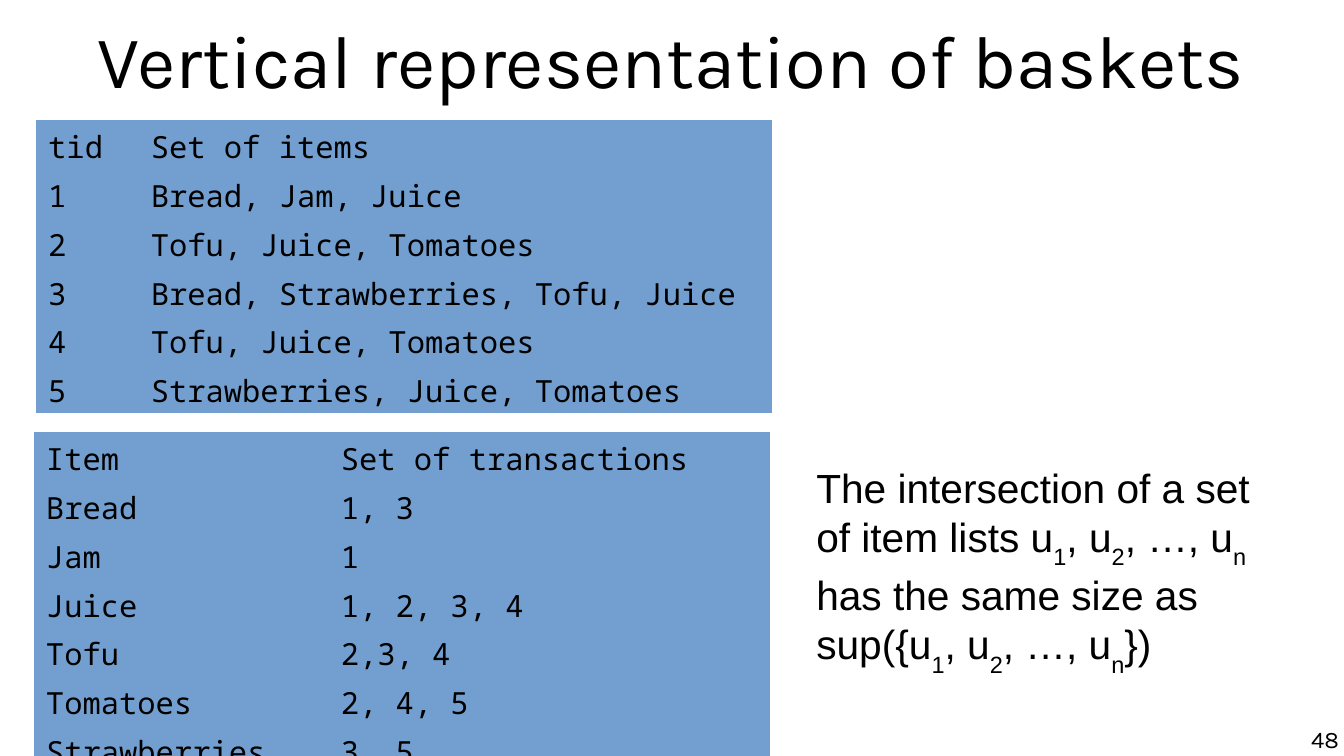
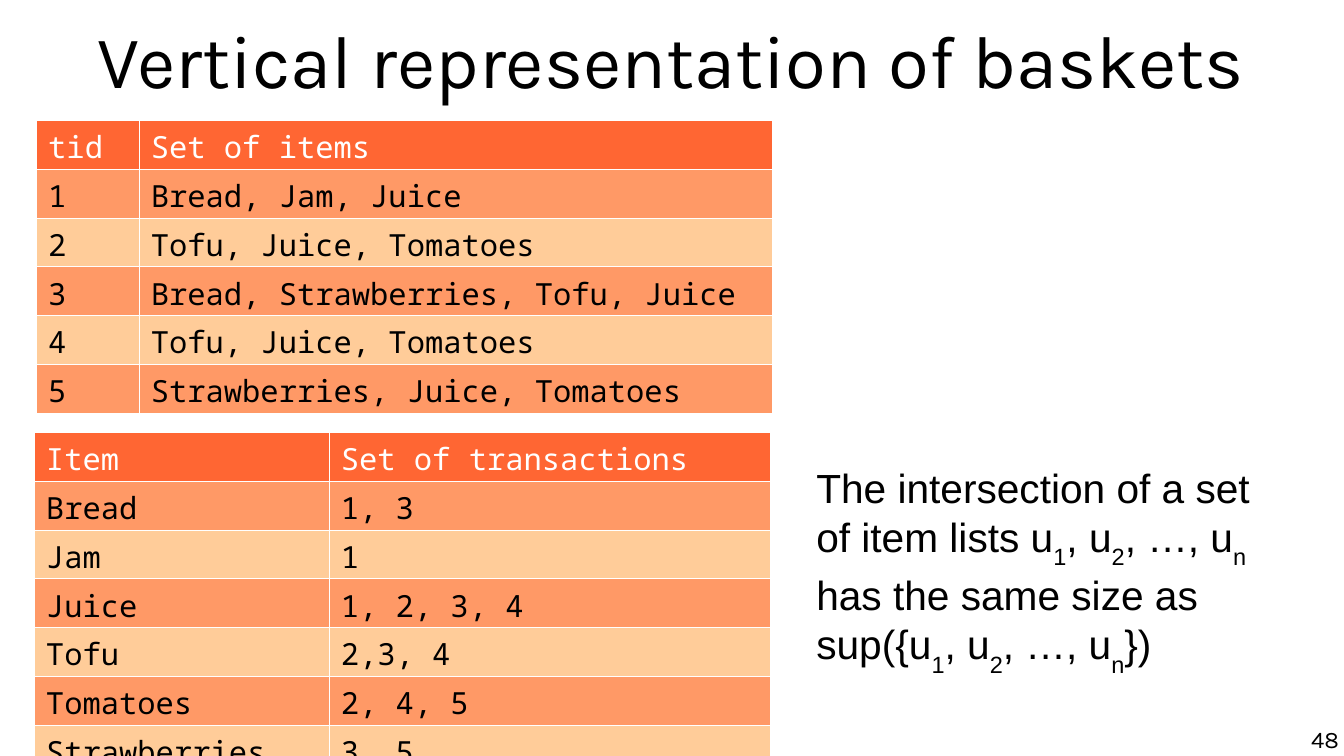
Before and after one commit to chatox/data-mining-course, a slide deck: slide 48 of theory/tt06_association_rule_mining.odp. Drawn at 1344x756 pixels with LibreOffice and Linux fonts; fonts in the diff are those of the drawing. Boxes give left, top, right and bottom in pixels: in the first picture for what was removed or moved away, otherwise in the second. Text is boxed around its words. In the diff, an @@ line names an element or a change of style, - is before the commit and + after.

```diff
--- a/theory/tt06_association_rule_mining.odp
+++ b/theory/tt06_association_rule_mining.odp
@@ table at <box>37,120,773,411</box> @@
@@ fill #729FCF to #FF6633 in row 1 @@
@@ fill #729FCF to #FF9966 in 6 cells @@
@@ fill #729FCF to #FFCC99 in 4 cells @@
@@ text colour #000000 to #FFFFFF in "tid", "Set of items" @@
@@ borders changed @@
@@ table at <box>34,432,771,733</box> @@
@@ fill #729FCF to #FF6633 in row 1 @@
@@ fill #729FCF to #FF9966 in 6 cells @@
@@ fill #729FCF to #FFCC99 in 6 cells @@
@@ text colour #000000 to #FFFFFF in "Item", "Set of transactions" @@
@@ borders changed @@
```
Also in this commit, not shown: 3 other slides changed, 2 slides added, 2 slides removed, 2 other files.
